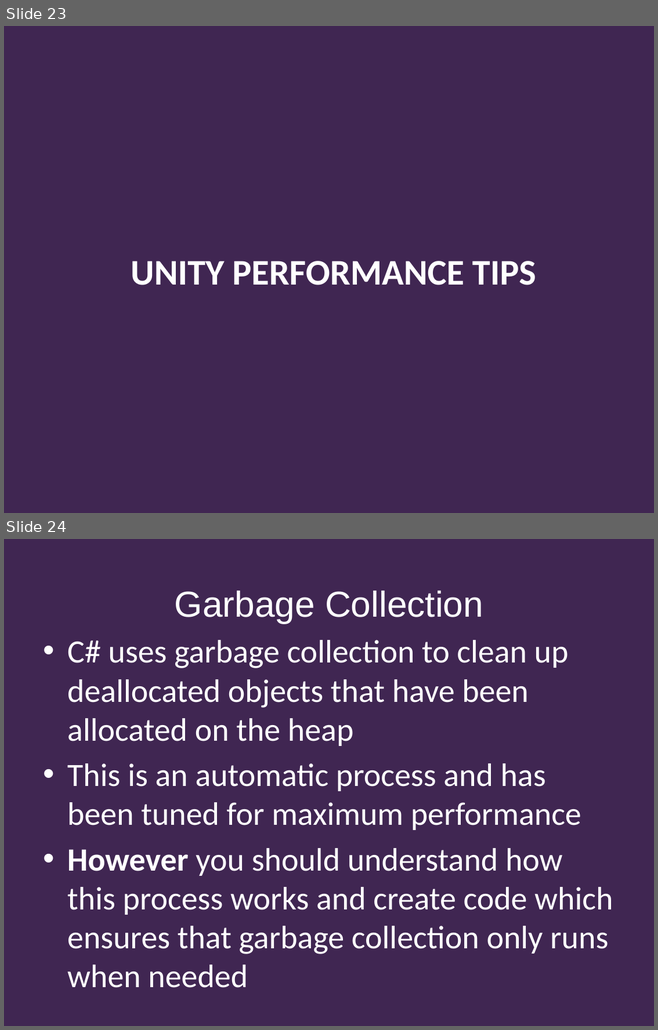
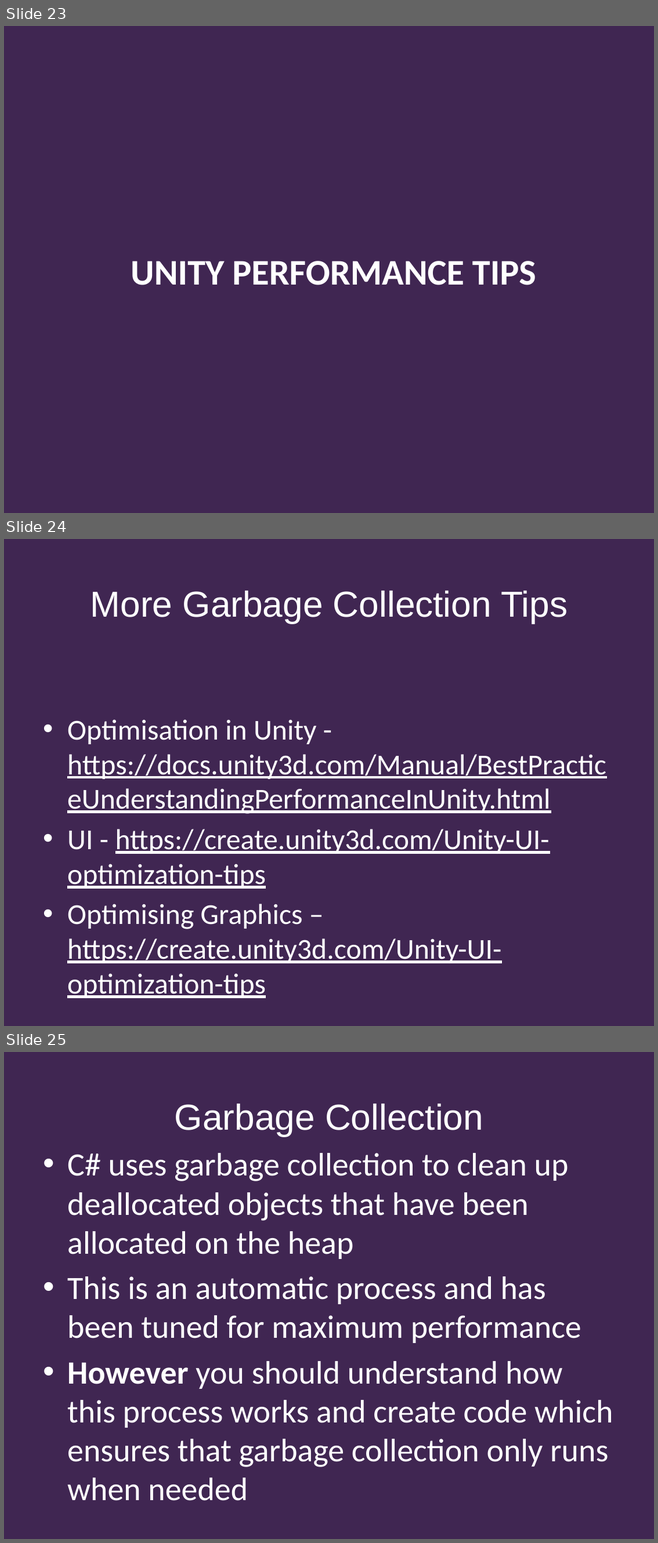
Before and after one commit to Falmouth-Games-Academy/bsc-course-materials, a slide deck: COMP140/08/2019-20-COMP140-08-lecture.pptx. Shown one above the other, each under a label of ours: slides 23 and 24 before the commit, slides 23, 24 and 25 after it. The pictures are 658x1030 and 658x1543 pixels, drawn with LibreOffice and Linux fonts; fonts in the diff are those of the drawing; background and template pictures are left out. Boxes give left, top, right and bottom in pixels: in the first picture for what was removed or moved away, otherwise in the second. Text is boxed around its words. In the diff, an @@ line names an element or a change of style, - is before the commit and + after.

```diff
--- a/COMP140/08/2019-20-COMP140-08-lecture.pptx
+++ b/COMP140/08/2019-20-COMP140-08-lecture.pptx
@@ slide 24 added at [4,539,654,1026], background #402652 @@
@@ title added at [90,591,567,624], 40 pt, text #FFFFFF @@
+More Garbage Collection Tips
@@ text added at [67,719,606,998], 32 pt, text #FFFFFF, underline @@
+• Optimisation in Unity - https://docs.unity3d.com/Manual/BestPracticeUnderstandingPerformanceInUnity.html
+• UI - https://create.unity3d.com/Unity-UI-optimization-tips
+• Optimising Graphics – https://create.unity3d.com/Unity-UI-optimization-tips
@@ what was slide 24 is now slide 25 @@
```
Also in this commit, not shown: 1 other file.
